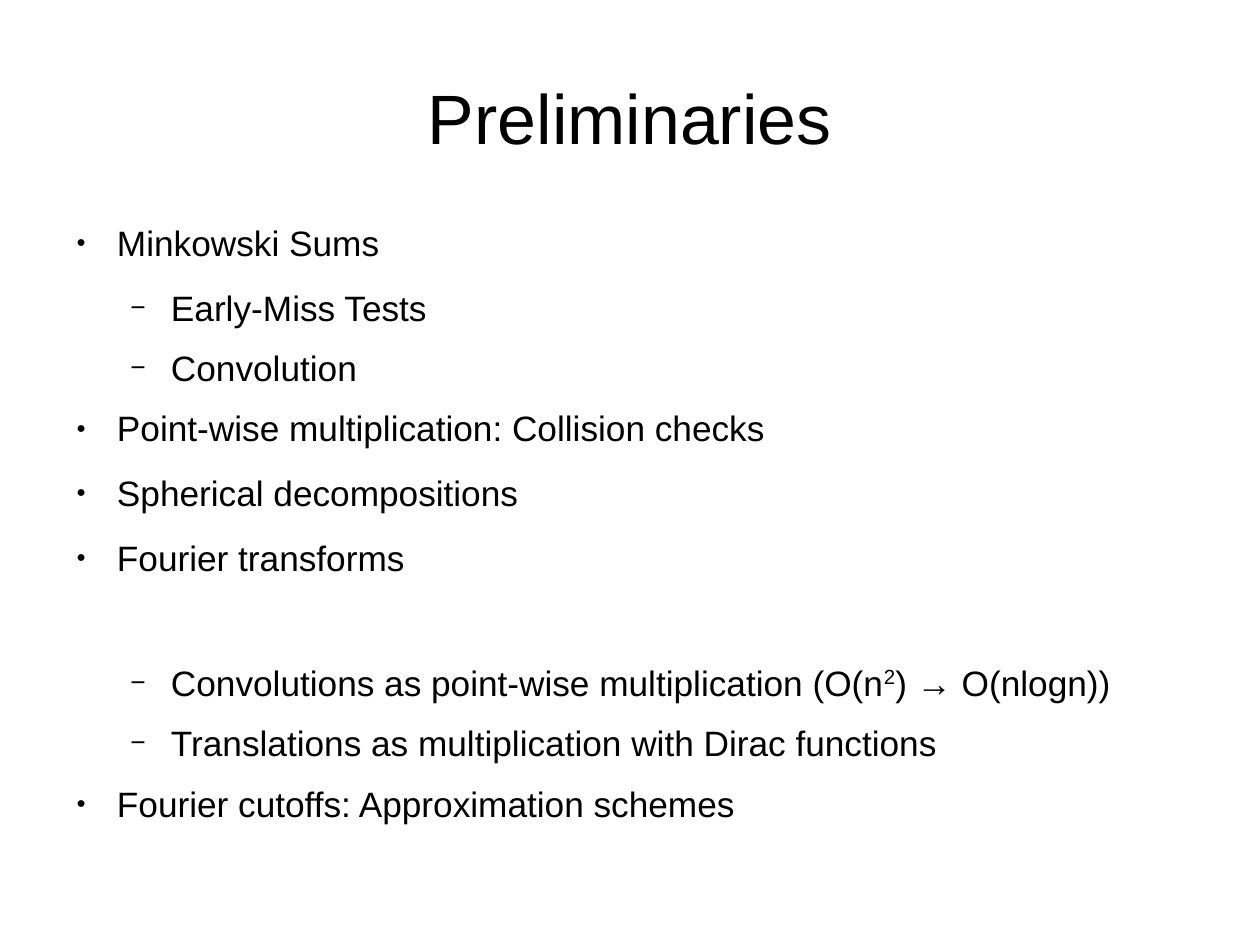
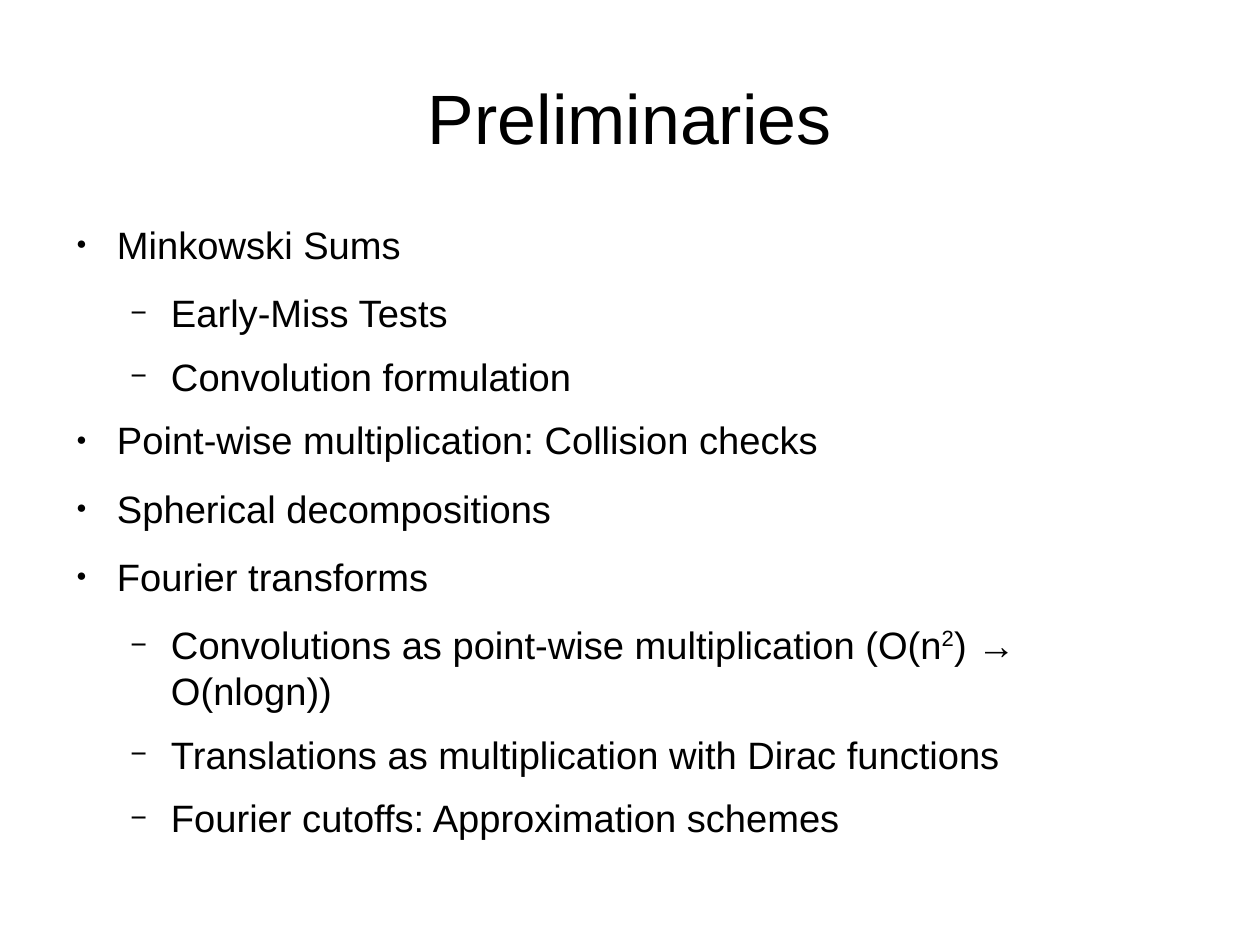
Before and after one commit to cerdogan/minkowski, a slide deck: slide 4 of presentation/slides.odp. Drawn at 1260x945 pixels with LibreOffice and Linux fonts; fonts in the diff are those of the drawing. Boxes give left, top, right and bottom in pixels: in the first picture for what was removed or moved away, otherwise in the second. Text is boxed around its words. In the diff, an @@ line names an element or a change of style, - is before the commit and + after.

```diff
--- a/presentation/slides.odp
+++ b/presentation/slides.odp
@@ text at <box>117,231,999,840</box>: size 22.2 to 24 pt; bullet ● to −; list level 1 to 2 in "Fourier cutoffs: Approximation schemes" @@
@@ text at <box>171,363,571,392</box>: text changed; size 22.2 to 24 pt @@
-  − Convolution
+  − Convolution formulation
```
Also in this commit, not shown: 2 slides added, 3 other files.
